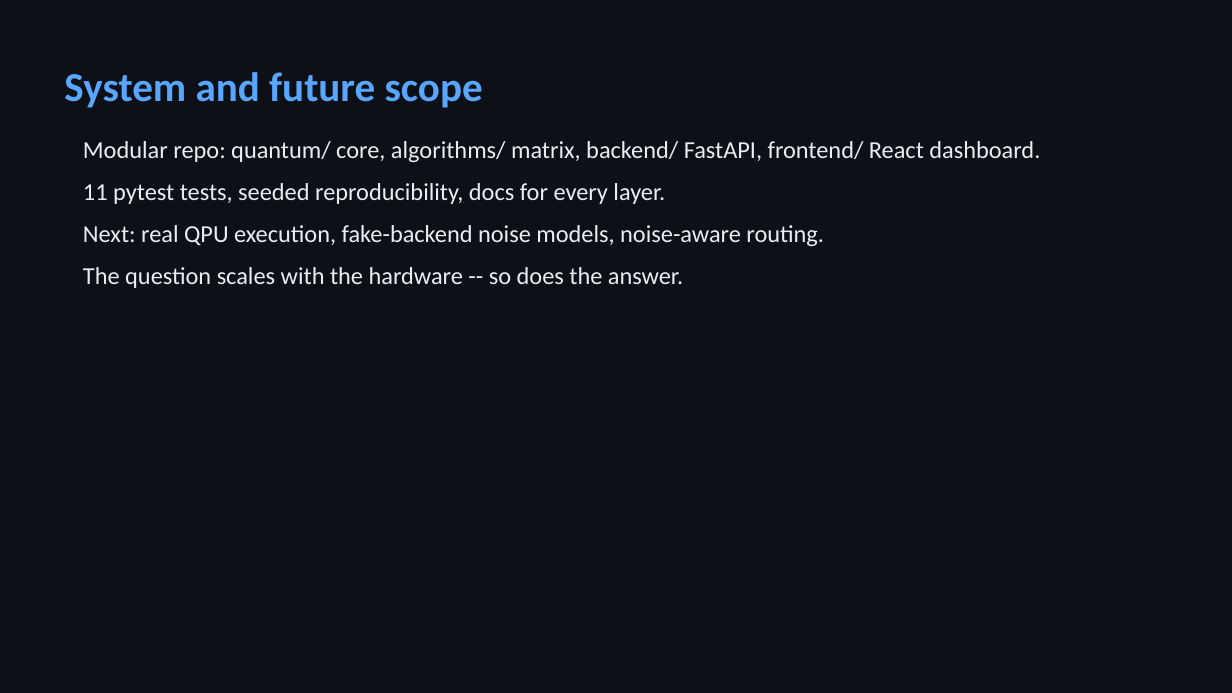
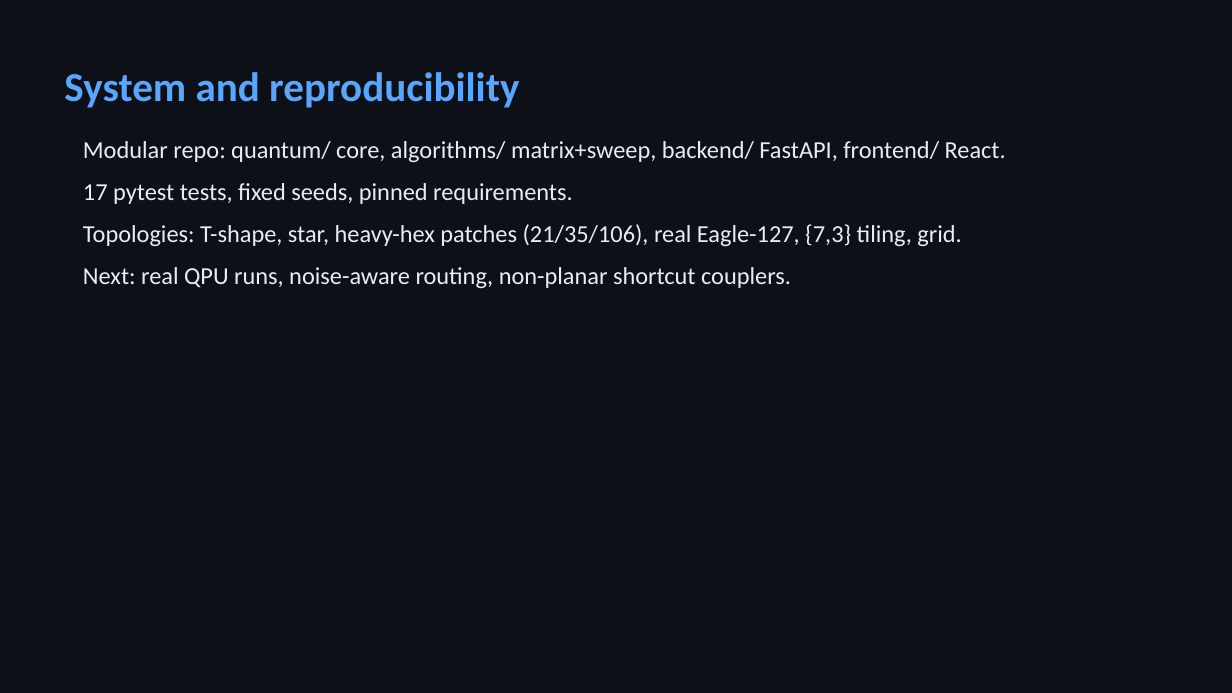
Before and after one commit to dhanunjayss0306/quantum-geometry-routing, a slide deck: slide 8 of results/reports/quantum-geometry-routing-deck.pptx. Drawn at 1232x693 pixels with LibreOffice and Linux fonts; fonts in the diff are those of the drawing. Boxes give left, top, right and bottom in pixels: in the first picture for what was removed or moved away, otherwise in the second. Text is boxed around its words. In the diff, an @@ line names an element or a change of style, - is before the commit and + after.

Commit message:
docs: architectural recommendation, honest wording, rebuilt 8-slide deck
- docs/recommendation.md: specific coupling-graph features from scaling
  data (degree 3, log diameter target, no degree-2 chains, faces<=8)
  with measured numbers and caveats
- Remove 'restores 1.000 everywhere' overclaims from README/docs/deck
- Deck rebuilt from CSVs: 8 slides incl. recommendation, test count
  computed, no hard-coded numbers

```diff
--- a/results/reports/quantum-geometry-routing-deck.pptx
+++ b/results/reports/quantum-geometry-routing-deck.pptx
@@ text at box(64, 72, 519, 108): text changed @@
-System and future scope
+System and reproducibility
@@ text at box(83, 141, 1006, 288): text changed @@
-Modular repo: quantum/ core, algorithms/ matrix, backend/ FastAPI, frontend/ React dashboard.
-11 pytest tests, seeded reproducibility, docs for every layer.
-Next: real QPU execution, fake-backend noise models, noise-aware routing.
-The question scales with the hardware -- so does the answer.
+Modular repo: quantum/ core, algorithms/ matrix+sweep, backend/ FastAPI, frontend/ React.
+17 pytest tests, fixed seeds, pinned requirements.
+Topologies: T-shape, star, heavy-hex patches (21/35/106), real Eagle-127, {7,3} tiling, grid.
+Next: real QPU runs, noise-aware routing, non-planar shortcut couplers.
```
Also in this commit, not shown: 5 other slides changed, 1 slide added, 1 slide removed, 6 other files.
